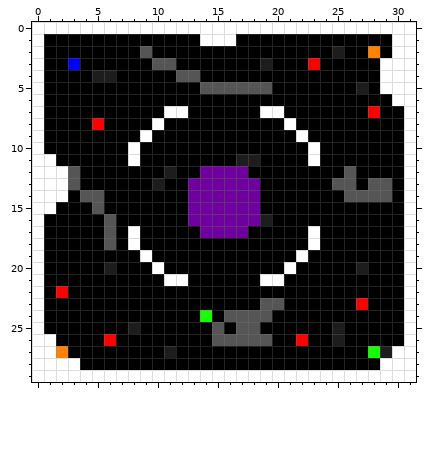
Two versions of one pixel-art sprite, res/map_01.png. The picture above was drawn from the file before the commit.
The file is 32x30 pixels.
The same view after the edit:
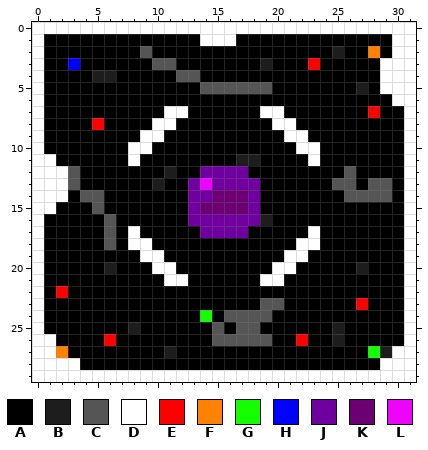
Palette (. is transparent): A #000000  B #1d1d1d  C #555555  D #ffffff  E #ff0000  F #ff8200  G #14ff00  H #0000ff  J #6f009f  K #6c0073  L #ee03ff
Diff:
@@ x 7..24 @@
  7 AAAADDAAAAAADDAAAA
- 8 AAADAAAAAAAAAADAAA
- 9 AADAAAAAAAAAAAADAA
-10 ADAAAAAAAAAAAAAADA
+ 8 AAADDAAAAAAAADDAAA
+ 9 AADDAAAAAAAAAADDAA
+10 ADDAAAAAAAAAAAADDA
 11 ADAAAAAAAABBAAAADA
 12 AAAABAAJJJJAAAAAAA
-13 AAABAAJJJJJJAAAAAA
-14 AAAAAAJJJJJJAAAAAA
-15 AAAAAAJJJJJJAAAAAA
+13 AAABAAJLJJJJAAAAAA
+14 AAAAAAJJKKKJAAAAAA
+15 AAAAAAJKKKKJAAAAAA
 16 AAAAAAJJJJJJBAAAAA
 17 ADAAAAAJJJJAAAAADA
-18 ADAAAAAAAAAAAAAADA
-19 AADAAAAAAAAAAAADAA
-20 AAADAAAAAAAAAADAAA
+18 ADDAAAAAAAAAAAADDA
+19 AADDAAAAAAAAAADDAA
+20 AAADDAAAAAAAADDAAA
 21 AAAADDAAAAAADDAAAA
Pixel boxes of the changes (left, top, right, bottom) in both pictures:
changed: (140, 118, 308, 274)
